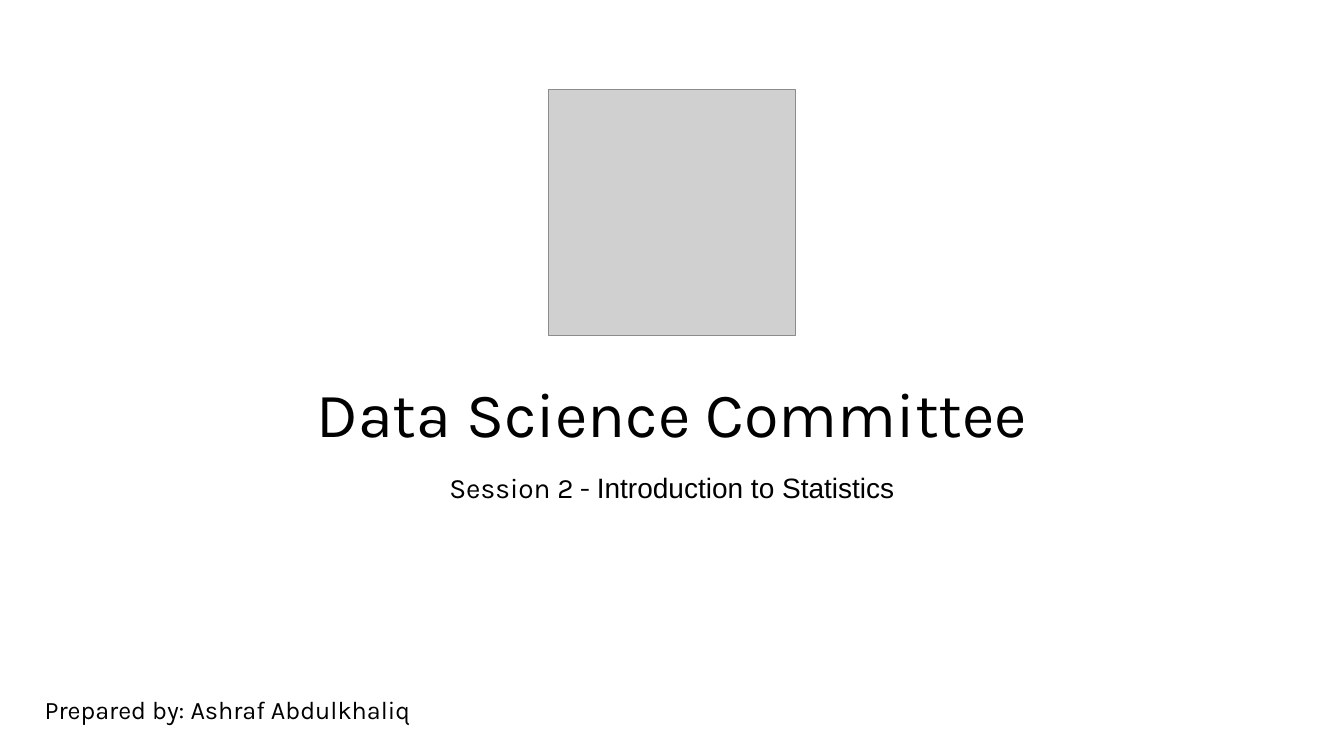
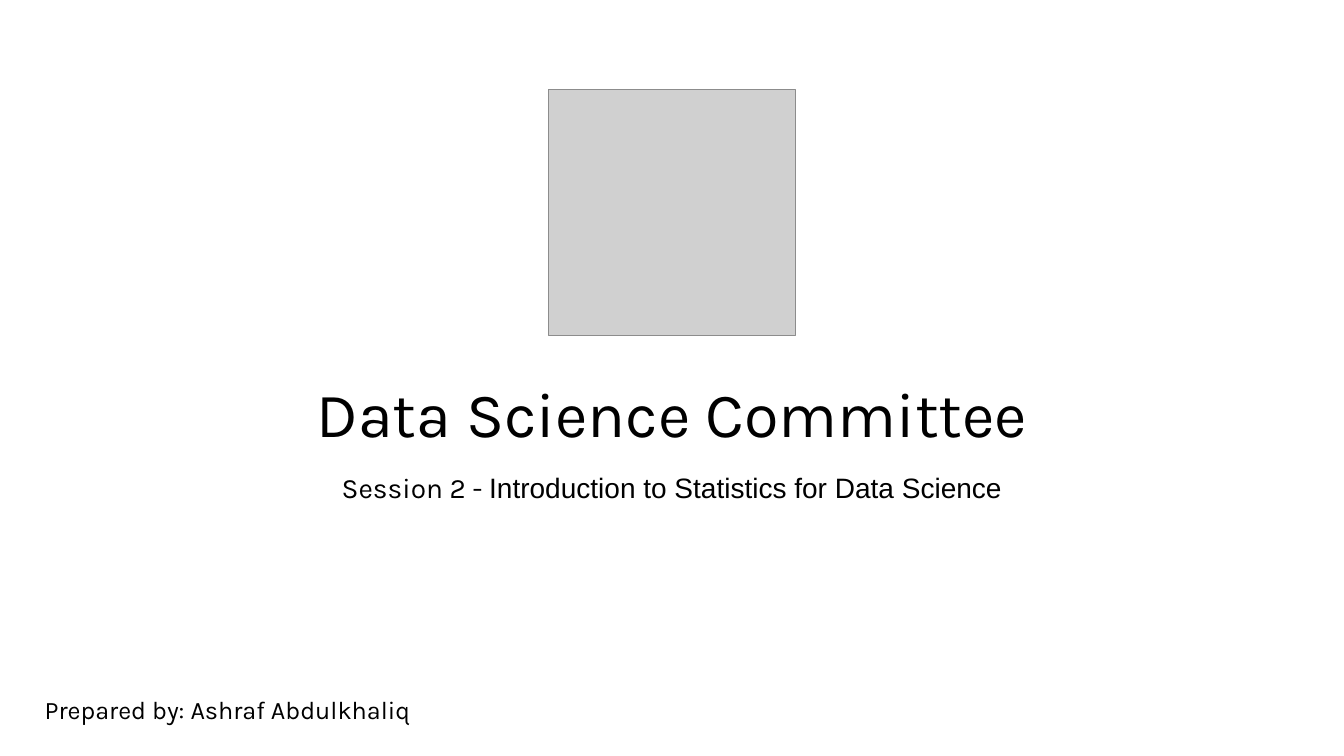
Before and after one commit to kershrita/Data-Science-Roadmap, a slide deck: slide 1 of slides/Session 02 - Introduction to Statistics.pptx. Drawn at 1344x756 pixels with LibreOffice and Linux fonts; fonts in the diff are those of the drawing; grey boxes stand for pictures. Boxes give left, top, right and bottom in pixels: in the first picture for what was removed or moved away, otherwise in the second. Text is boxed around its words. In the diff, an @@ line names an element or a change of style, - is before the commit and + after.

Commit message:
update session 2

```diff
--- a/slides/Session 02 - Introduction to Statistics.pptx
+++ b/slides/Session 02 - Introduction to Statistics.pptx
@@ subtitle at [342, 477, 1002, 499]: text changed @@
-Session 2 - Introduction to Statistics
+Session 2 - Introduction to Statistics for Data Science
```
Also in this commit, not shown: 8 other slides changed, 23 slides added, 2 slides removed.
